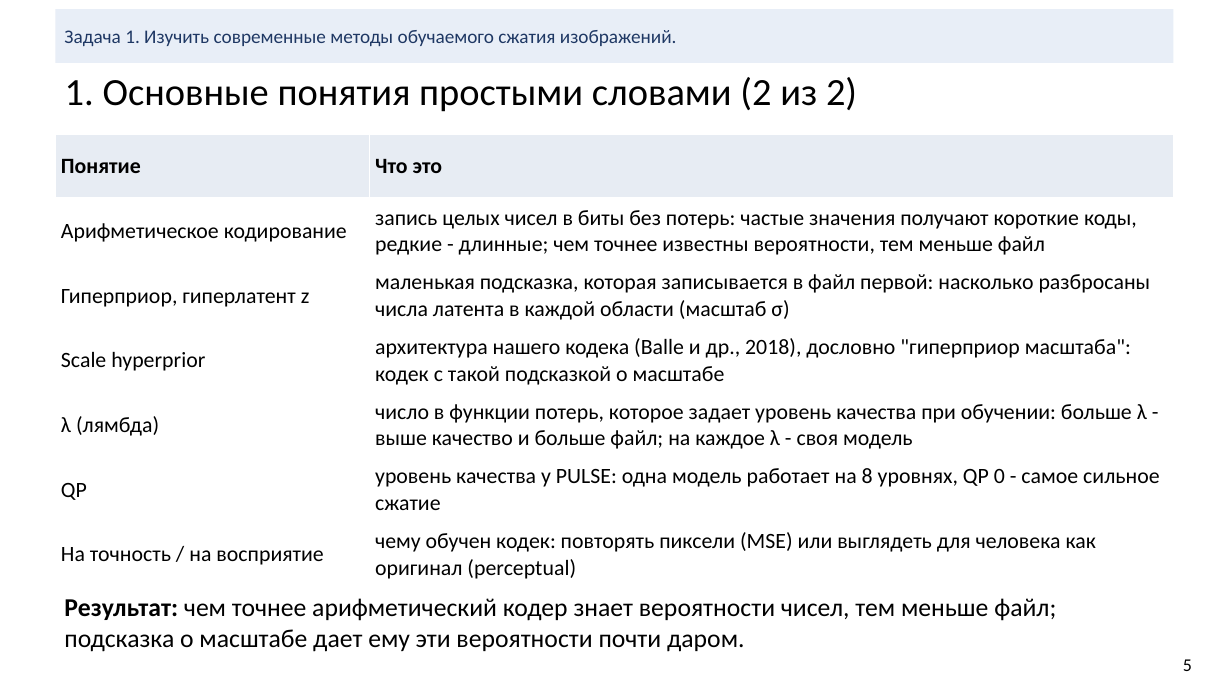
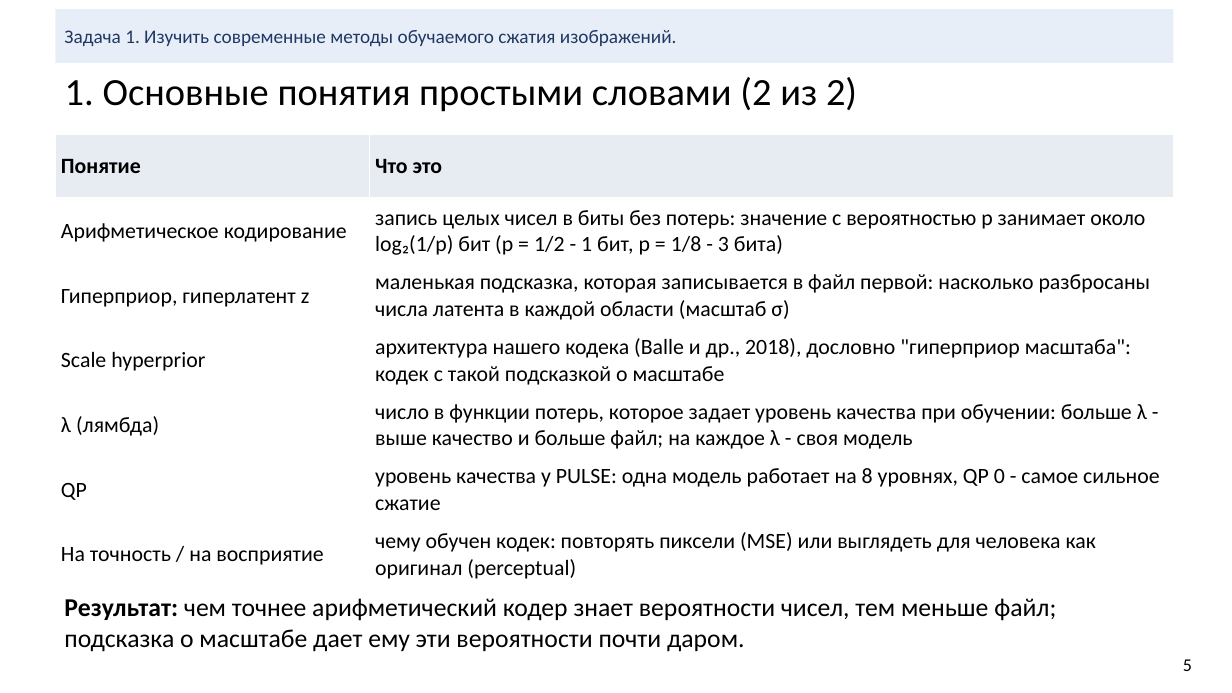
Before and after one commit to KDMCrypto/Deep-Image-Compression, a slide deck: slide 5 of documentation/cv-project-compression.pptx. Drawn at 1232x693 pixels with LibreOffice and Linux fonts; fonts in the diff are those of the drawing. Boxes give left, top, right and bottom in pixels: in the first picture for what was removed or moved away, otherwise in the second. Text is boxed around its words. In the diff, an @@ line names an element or a change of style, - is before the commit and + after.

```diff
--- a/documentation/cv-project-compression.pptx
+++ b/documentation/cv-project-compression.pptx
@@ table at bbox=[55, 134, 1174, 587] @@
-row 2, column 2: запись целых чисел в биты без потерь: частые значения получают короткие коды, редкие - длинные; чем точнее известны вероятности, тем меньше файл
+row 2, column 2: запись целых чисел в биты без потерь: значение с вероятностью p занимает около log₂(1/p) бит (p = 1/2 - 1 бит, p = 1/8 - 3 бита)
```
Also in this commit, not shown: 9 other slides changed, 1 other file.
